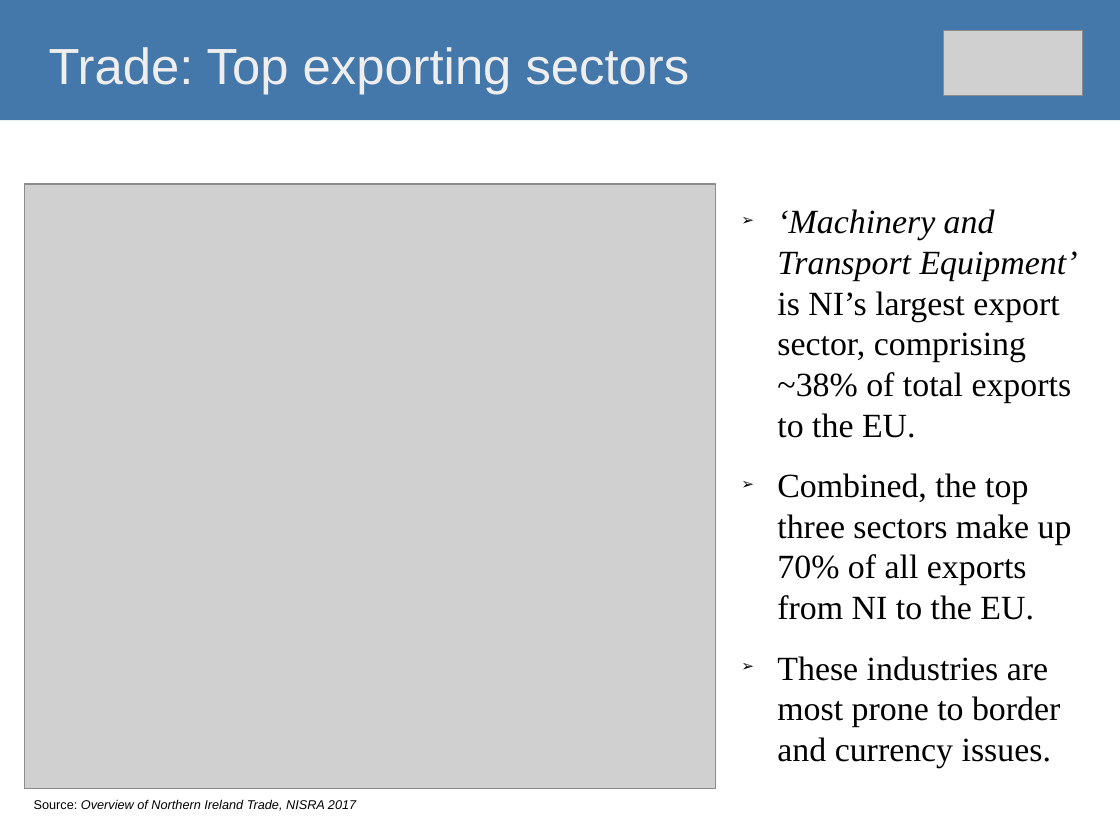
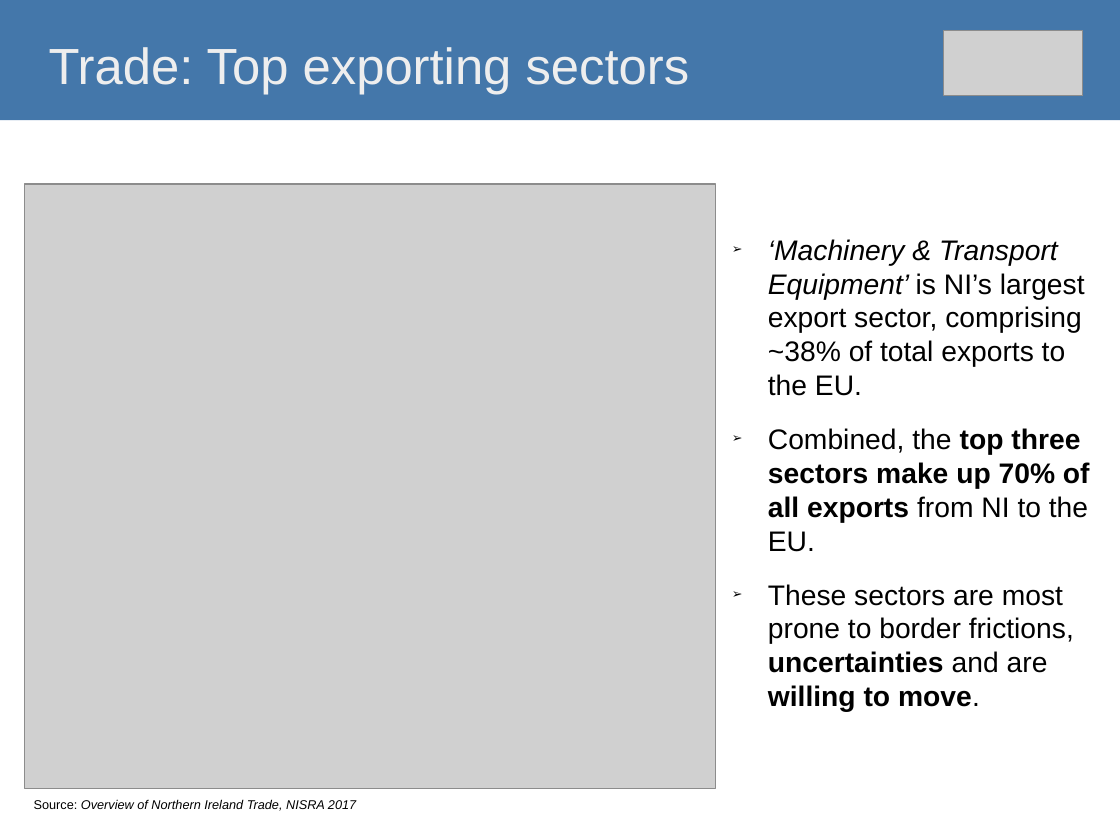
Before and after one commit to O1sims/MigrationNI, a slide deck: slide 10 of presentation/impact-of-brexit-on-ni-economy.odp (slide 5 before the commit). Drawn at 1120x840 pixels with LibreOffice and Linux fonts; fonts in the diff are those of the drawing; grey boxes stand for pictures. Boxes give left, top, right and bottom in pixels: in the first picture for what was removed or moved away, otherwise in the second. Text is boxed around its words. In the diff, an @@ line names an element or a change of style, - is before the commit and + after.

```diff
--- a/presentation/impact-of-brexit-on-ni-economy.odp
+++ b/presentation/impact-of-brexit-on-ni-economy.odp
@@ text "‘Machinery & Transport Equipment’ is ...": place and size @@
-text "‘Machinery & Transport Equipment’ is ..." at [777,209,1078,768]
+text "‘Machinery & Transport Equipment’ is ..." at [768,239,1090,712]
@@ text at [768,239,1085,396]: text changed; size 24 to 20 pt; font Times New Roman to Arial @@
-➢ ‘Machinery and Transport Equipment’ is NI’s largest export sector, comprising ~38% of total exports to the EU.
+➢ ‘Machinery & Transport Equipment’ is NI’s largest export sector, comprising ~38% of total exports to the EU.
@@ text at [768,428,1090,552]: size 24 to 20 pt, font Times New Roman to Arial in "Combined, the top three sectors make up ..."; bold on in "top three sectors make up 70% of ..." @@
@@ text at [768,584,1074,712]: text changed; size 24 to 20 pt; font Times New Roman to Arial @@
-➢ These industries are most prone to border and currency issues.
+➢ These sectors are most prone to border frictions, uncertainties and are willing to move.
```
Also in this commit, not shown: 10 other slides changed, 2 slides added, 3 slides removed, 3 other files.
